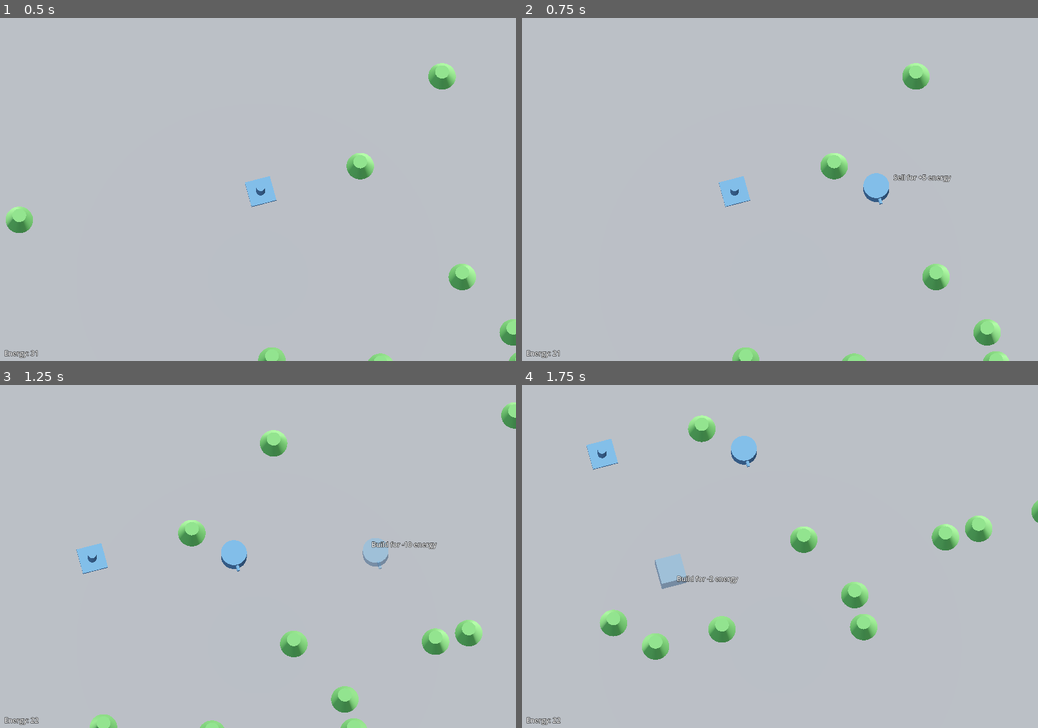
Above: before the commit, frames 1-4 (two rows, left to right).
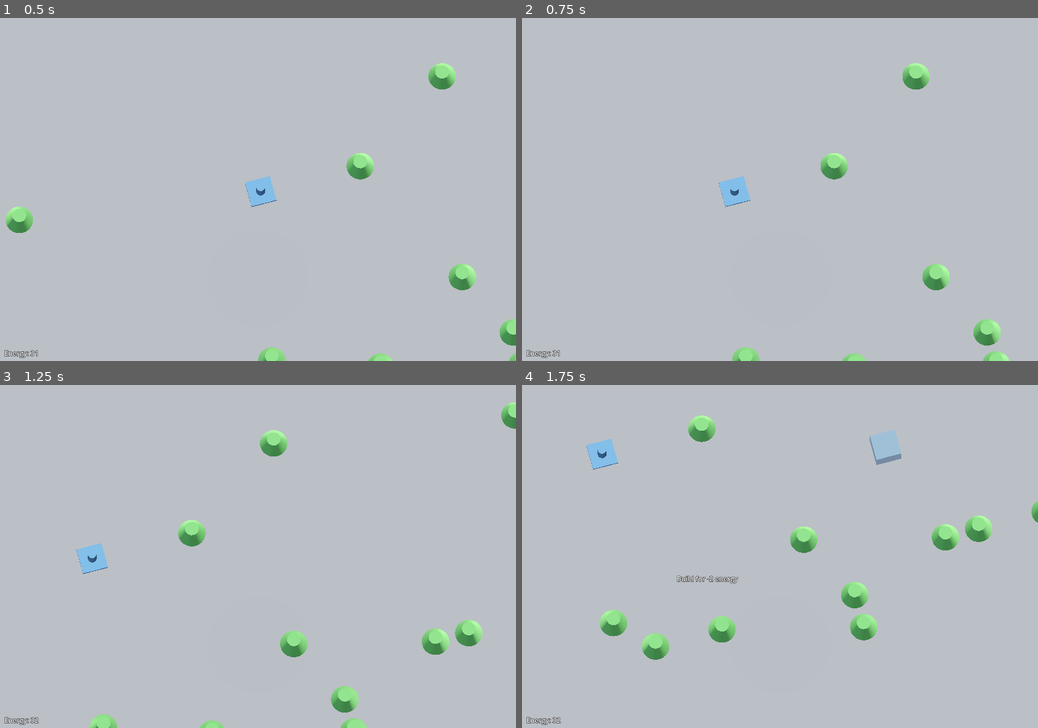
Above: after the commit, the same moments.

Repository: mcjohnalds/machine-extinction-event
Game: Godot game, scene res://main.tscn
Same seed, same stepped clock (60 frames per second), same inputs: the game is played once before the commit and once after it.
Inputs (mouse positions are in pixels of both pictures, inside the frame that each line leads up to):
- Up to frame 1 (0.5 s): no input
- Up to frame 2 (0.75 s): tap Enter at 0.5 s; move the mouse to (893, 172) at 0.52 s; hold D from 0.53 s (still down); tap 1 at 0.6 s; click (893, 172) at 0.67 s
- Up to frame 3 (1.25 s): keep holding D
- Up to frame 4 (1.75 s): move the mouse to (676, 573) at 1.27 s; release D at 1.28 s; hold S from 1.28 s (still down); tap 2 at 1.35 s

Frame 1 is identical in both runs. In frame 2, 0.5% of the frame differs, in the area x 5-84%, y 45-99%; in frame 3, 0.8%; in frame 4, 1.2%, in the area x 5-74%, y 12-99%.

Commit message:
add warning

Diff:
--- a/main.gd
+++ b/main.gd
@@ -1,8 +1,8 @@
 class_name Main extends Node3D
 
-const ENEMY_SPAWN_DISTANCE_FROM_PLAYER := 15.0
-const CAMERA_SPEED = 7.0
-const TURRET_RADIUS = 7.0
+const ENEMY_SPAWN_DISTANCE_FROM_PLAYER := 20.0
+const CAMERA_SPEED := 7.0
+const TURRET_RADIUS := 7.0
 enum BuildingType {TURRET, WALL, MINE, INVALID}
 const BUILDING_ENERGY_COST = {
 	BuildingType.TURRET: 10,
@@ -26,17 +26,22 @@
 @onready var launchpad := $Buildings/Launchpad as Node3D
 @onready var enemies := $Enemies as Node
 @onready var buildings := $Buildings as Node
-@onready var energy_label := %EnergyLabel as Label
-@onready var tooltip_label := %TooltipLabel as Label
+@onready var energy_label := $UI/EnergyLabel as Label
+@onready var tooltip_label := $UI/TooltipLabel as Label
+@onready var warning_label := $UI/WarningLabel as Control
 @onready var camera := $Camera3D as Camera3D
+@onready var camera_view_box := $Camera3D/Area3D as Area3D
+@onready var enemy_spawn_point := $EnemySpawnPoint as Area3D
 var mouse_position_3d := Vector3.ZERO
 var building_type := BuildingType.TURRET
 var grid_to_building := {} # Dictionary[Vector2i, Node3D]
 var grid_to_uranium := {} # Dictionary[Vector2i, Node3D]
 var energy := 30
+var camera_offset := Vector3.ZERO
 
 
 func _ready() -> void:
+	camera_offset = camera.position
 	grid_to_building[Vector2i(0, 0)] = launchpad
 	ground.input_event.connect(_on_ground_input_event)
 	ghost.add_child(turret_scene.instantiate())
@@ -121,9 +126,10 @@
 
 
 func _process(delta: float) -> void:
-	update_tooltip()
-	update_ghost()
-	update_camera(delta)
+	process_tooltip()
+	process_ghost()
+	process_camera(delta)
+	process_warning_label()
 	for enemy: Node3D in enemies.get_children():
 		if grid_to_building.is_empty():
 			continue
@@ -196,47 +202,26 @@
 
 
 func start_enemy_spawn_loop() -> void:
+	await get_tree().create_timer(2.0).timeout
 	var enemies_per_wave := 1.0
 	while true:
-		var min_x := 0.0
-		var max_x := 0.0
-		var min_z := 0.0
-		var max_z := 0.0
-		for building: Node3D in buildings.get_children():
-			min_x = minf(min_x, building.position.x)
-			max_x = maxf(min_x, building.position.x)
-			min_z = minf(min_z, building.position.z)
-			max_z = maxf(min_z, building.position.z)
-		var cluster_position := Vector3.ZERO
-		match randi_range(0, 2):
-			0: # Top
-				cluster_position = Vector3(
-					randf_range(min_x, max_x),
-					0.0,
-					min_z - ENEMY_SPAWN_DISTANCE_FROM_PLAYER
-				)
-			1: # Left
-				cluster_position = Vector3(
-					min_x - ENEMY_SPAWN_DISTANCE_FROM_PLAYER,
-					0.0,
-					randf_range(min_z, max_z)
-				)
-			2: # Right
-				cluster_position = Vector3(
-					max_x + ENEMY_SPAWN_DISTANCE_FROM_PLAYER,
-					0.0,
-					randf_range(min_z, max_z)
-				)
+		enemy_spawn_point.position = get_random_enemy_cluster_position()
+
+		warning_label.visible = true
+		get_tree().create_timer(5.0).timeout.connect(func() -> void:
+			warning_label.visible = false
+		)
 
 		for i in floori(enemies_per_wave):
 			var enemy := enemy_scene.instantiate() as Node3D
 			enemy.position = Vector3(
-				cluster_position.x + randf_range(-3.0, 3.0),
+				enemy_spawn_point.position.x + randf_range(-3.0, 3.0),
 				0.0,
-				cluster_position.z + randf_range(-3.0, 3.0),
+				enemy_spawn_point.position.z + randf_range(-3.0, 3.0),
 			)
 			enemies.add_child(enemy)
 		enemies_per_wave *= 2
+
 		await get_tree().create_timer(10.0).timeout
 
 
@@ -254,7 +239,7 @@
 	energy_label.text = "Energy: %s" % energy
 
 
-func update_tooltip() -> void:
+func process_tooltip() -> void:
 	if can_place_building():
 		var building_cost: int = BUILDING_ENERGY_COST[building_type]
 		tooltip_label.text = "Build for -%s energy" % building_cost
@@ -266,7 +251,7 @@
 		tooltip_label.visible = false
 
 
-func update_ghost() -> void:
+func process_ghost() -> void:
 	ghost.position = Vector3(roundi(mouse_position_3d.x), 0.0, roundi(mouse_position_3d.z))
 	ghost.visible = can_place_building()
 
@@ -315,7 +300,7 @@
 	return BUILDING_ENERGY_SELL_VALUE[building_under_mouse_type]
 
 
-func update_camera(delta: float) -> void:
+func process_camera(delta: float) -> void:
 	if Input.is_key_pressed(KEY_A):
 		camera.position -= camera.basis.x * delta * CAMERA_SPEED
 	if Input.is_key_pressed(KEY_D):
@@ -329,3 +314,57 @@
 		camera.position += up_direction * delta * CAMERA_SPEED
 	if Input.is_key_pressed(KEY_S):
 		camera.position -= up_direction * delta * CAMERA_SPEED
+
+
+func get_random_enemy_cluster_position() -> Vector3:
+	var min_x := 0.0
+	var max_x := 0.0
+	var min_z := 0.0
+	var max_z := 0.0
+	for building: Node3D in buildings.get_children():
+		min_x = minf(min_x, building.position.x)
+		max_x = maxf(min_x, building.position.x)
+		min_z = minf(min_z, building.position.z)
+		max_z = maxf(min_z, building.position.z)
+	match randi_range(0, 2):
+		0: # Top
+			return Vector3(
+				randf_range(min_x, max_x),
+				0.0,
+				min_z - ENEMY_SPAWN_DISTANCE_FROM_PLAYER
+			)
+		1: # Left
+			return Vector3(
+				min_x - ENEMY_SPAWN_DISTANCE_FROM_PLAYER,
+				0.0,
+				randf_range(min_z, max_z)
+			)
+		2: # Right
+			return Vector3(
+				max_x + ENEMY_SPAWN_DISTANCE_FROM_PLAYER,
+				0.0,
+				randf_range(min_z, max_z)
+			)
+	push_error("Impossible state")
+	return Vector3.ZERO
+
+
+func process_warning_label() -> void:
+	warning_label.modulate.a = fmod(get_time(), 1.0)
+
+	var camera_focal_point := camera.position - camera_offset
+	var dir := camera_focal_point.direction_to(enemy_spawn_point.position)
+	var viewport_center := get_viewport().get_visible_rect().get_center()
+	warning_label.position = viewport_center + 10000.0 * Vector2(dir.x, dir.z)
+	var viewport_size := get_viewport().get_visible_rect().size
+	if warning_label.position.x < 0.0:
+		warning_label.position.x = 0.0
+	if warning_label.position.x + warning_label.size.x > viewport_size.x:
+		warning_label.position.x = viewport_size.x - warning_label.size.x
+	if warning_label.position.y < 0.0:
+		warning_label.position.y = 0.0
+	if warning_label.position.y > viewport_size.y:
+		warning_label.position.y = viewport_size.y - warning_label.size.y
+
+	if enemy_spawn_point.get_overlapping_areas().has(camera_view_box):
+		warning_label.visible = false
--- a/main.tscn
+++ b/main.tscn
@@ -15,6 +15,9 @@
 sky = SubResource("Sky_2wcm7")
 tonemap_mode = 2
 
+[sub_resource type="BoxShape3D" id="BoxShape3D_ui7ay"]
+size = Vector3(10, 6.70715, 27.7979)
+
 [sub_resource type="PlaneMesh" id="PlaneMesh_r4355"]
 
 [sub_resource type="StandardMaterial3D" id="StandardMaterial3D_h7dw4"]
@@ -28,6 +31,9 @@
 
 [sub_resource type="CylinderMesh" id="CylinderMesh_lurw7"]
 material = ExtResource("2_bgt2e")
+
+[sub_resource type="BoxShape3D" id="BoxShape3D_wsshn"]
+size = Vector3(15, 15, 15)
 
 [node name="Main" type="Node3D"]
 script = ExtResource("1_jl7ro")
@@ -43,6 +49,12 @@
 projection = 1
 size = 10.0
 far = 500.0
+
+[node name="Area3D" type="Area3D" parent="Camera3D"]
+
+[node name="CollisionShape3D" type="CollisionShape3D" parent="Camera3D/Area3D"]
+transform = Transform3D(1, -4.03634e-08, -1.70913e-06, 3.70817e-09, 1, 6.4092e-06, -4.64518e-09, -6.98735e-09, 0.999998, 1.23754e-05, -0.00341343, -13.8989)
+shape = SubResource("BoxShape3D_ui7ay")
 
 [node name="Ground" type="Area3D" parent="."]
 
@@ -78,7 +90,6 @@
 [node name="UI" type="CanvasLayer" parent="."]
 
 [node name="EnergyLabel" type="Label" parent="UI"]
-unique_name_in_owner = true
 offset_left = 10.0
 offset_top = 770.0
 offset_right = 90.0
@@ -86,9 +97,22 @@
 text = "Energy: 0"
 
 [node name="TooltipLabel" type="Label" parent="UI"]
-unique_name_in_owner = true
+visible = false
 offset_left = 600.0
 offset_top = 400.0
 offset_right = 718.0
 offset_bottom = 423.0
 text = "-10 energy"
+
+[node name="WarningLabel" type="Label" parent="UI"]
+visible = false
+offset_right = 190.0
+offset_bottom = 40.0
+text = "Enemies approaching!"
+horizontal_alignment = 1
+vertical_alignment = 1
+
+[node name="EnemySpawnPoint" type="Area3D" parent="."]
+
+[node name="CollisionShape3D" type="CollisionShape3D" parent="EnemySpawnPoint"]
+shape = SubResource("BoxShape3D_wsshn")
Not shown: 1 places in main.tscn that only renumber resources
